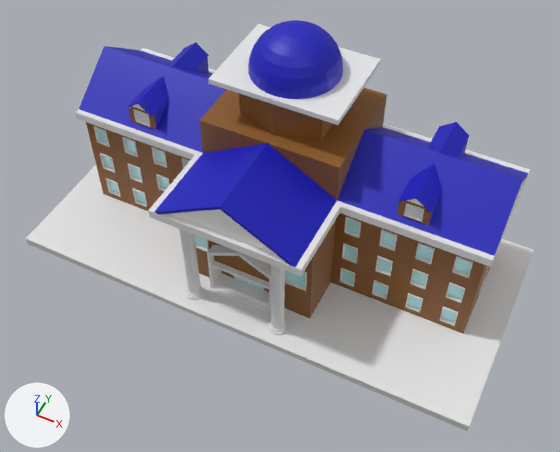
An edit to the glTF model public/models/University.glb, drawn before and after from the same camera.
Before and after are seen from a camera (50 mm lens) standing at (4.3, -8.46, 10.24) and looking at (0.38, -0.61, 0.43). The lights are fixed; the arrows at lower left show +X, +Y and +Z. The older version comes first. Where no turn or scale is listed for an object, it has been applied to the vertices. Vertices at exactly the same position are counted once.

Before the edit, the objects in view are built like this:
```python
me_cube = bpy.data.meshes.new('Cube')
me_cube.from_pydata(...)  # 2075 vertices, 4131 faces; spans x -4.37..4.38, y -2.43..1.65, z -1.46..3.08
# faces by material slot: [2622, 781, 553, 72, 103]
me_cube.materials.append(mat_material)  # white #e7e7e7
me_cube.materials.append(mat_material_001)  # blue #1216bb
me_cube.materials.append(mat_material_002)  # brown #8e5c28
me_cube.materials.append(mat_material_003)  # cyan #c8fcff
me_cube.materials.append(mat_material_004)  # white #ffffff
ob_cube = bpy.data.objects.new('Cube', me_cube)
ob_cube.location = (-0.01, 0.46, 0.31)
```
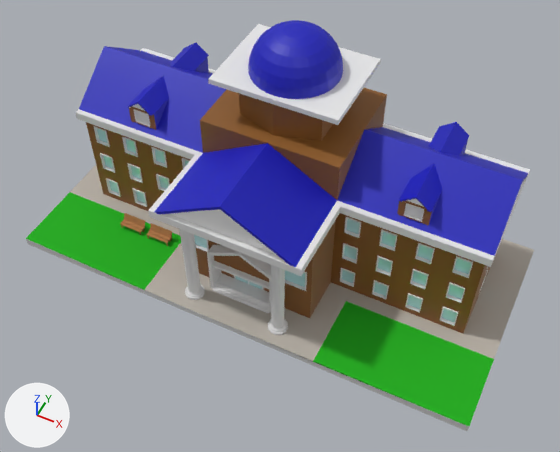
Changed parts and their boxes [x1, y1, x2, y2] in the pictures (560 x 452 px):
'Cube.001', added: after [146, 223, 172, 246]
'Cube.002', added: after [120, 213, 146, 235]
part 1 of me_cube, recoloured (white to green): [26, 192, 494, 426] in both
part 2 of me_cube, recoloured: [70, 165, 534, 362] in both

What the commit changed:
Material 'Walkway (concrete/paver)' (mat_walkway__concrete_paver) is new.
Its base color is (0.479, 0.44, 0.386) (grey #b8b1a7).
Material 'Grass' (mat_grass) is new.
Its base color is (0.0112, 0.429, 0.00722) (green #1baf14).
Its roughness is 1.0.
Material 'Wood.002' (mat_wood_002) is new.
Its base color is (0.434, 0.195, 0.0685) (brown #b07a4a).
Its roughness is 1.0.
Material 'Wood.001' (mat_wood_001) is new.
Its base color is (0.434, 0.195, 0.0685) (brown #b07a4a).
Its roughness is 1.0.
me_cube has 2075 vertices, 4131 faces and spans x -4.37..4.38, y -2.43..1.65, z -1.46..3.08.
me_cube is used by ob_cube; location (-0.01, 0.46, 0.31).
me_cube part 1: 5 faces spanning x -4.37..4.38, y -2.43..-1.03, z -1.29 switch from mat_material (white #e7e7e7) to mat_grass (green #1baf14).
me_cube part 2: 55 faces spanning x -4.37..4.38, y -2.43..1.65, z -1.31..-1.29 switch from mat_material (white #e7e7e7) to mat_walkway__concrete_paver (grey #b8b1a7).
Mesh me_cube_002 is new.
It has 144 vertices, 292 faces and spans x -0.235..0.235, y -0.103..0.103, z -0.118..0.125.
It uses material mat_wood_002 (brown #b07a4a).
Mesh me_cube_001 is new.
It has 144 vertices, 292 faces and spans x -0.235..0.235, y -0.103..0.103, z -0.118..0.125.
It uses material mat_wood_001 (brown #b07a4a).
Object 'Cube.002' (ob_cube_002) is new; it shows me_cube_002.
Its location is (-2.68, -0.8, -0.87).
Object 'Cube.001' (ob_cube_001) is new; it shows me_cube_001.
Its location is (-2.08, -0.8, -0.87).
